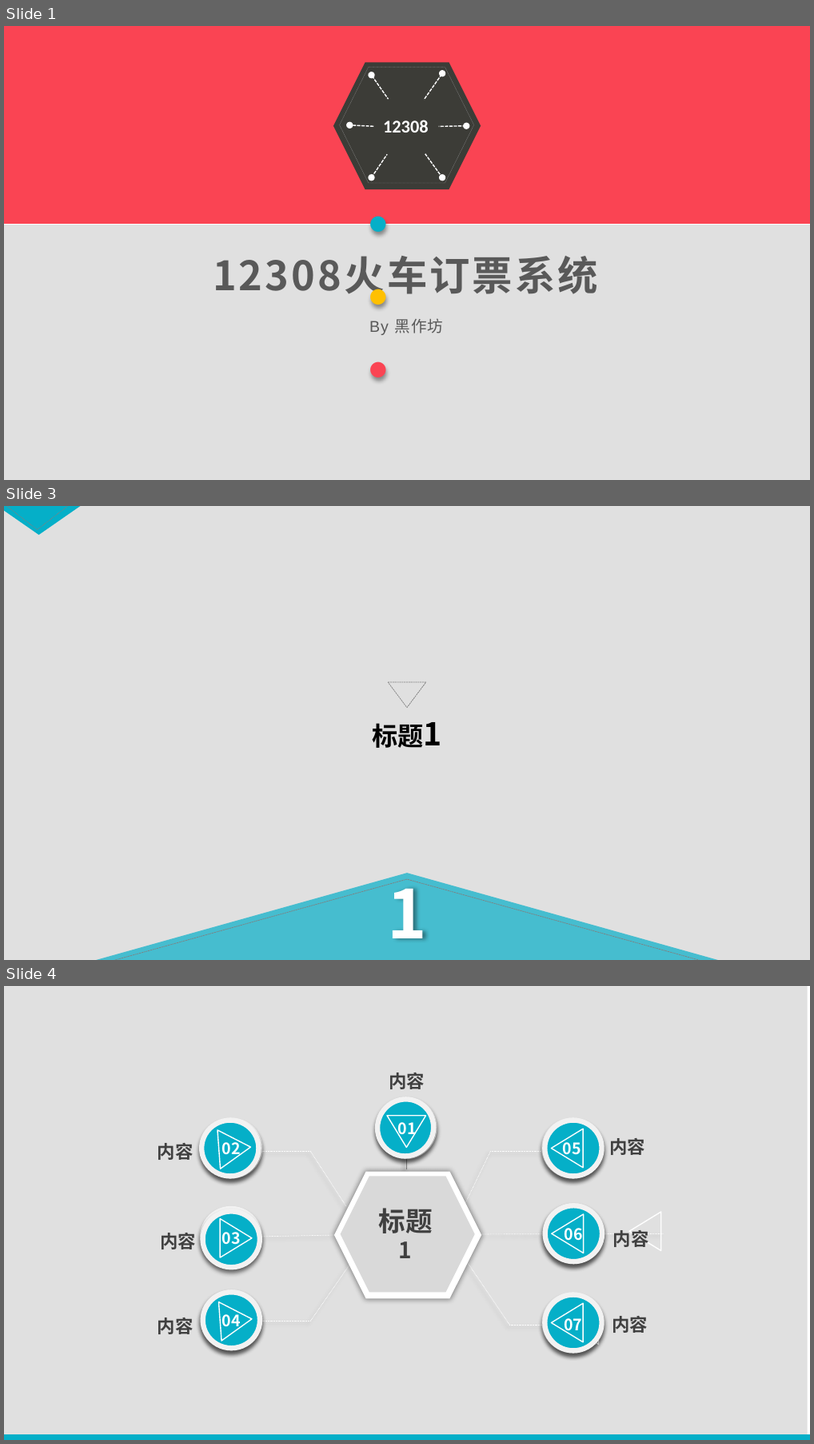
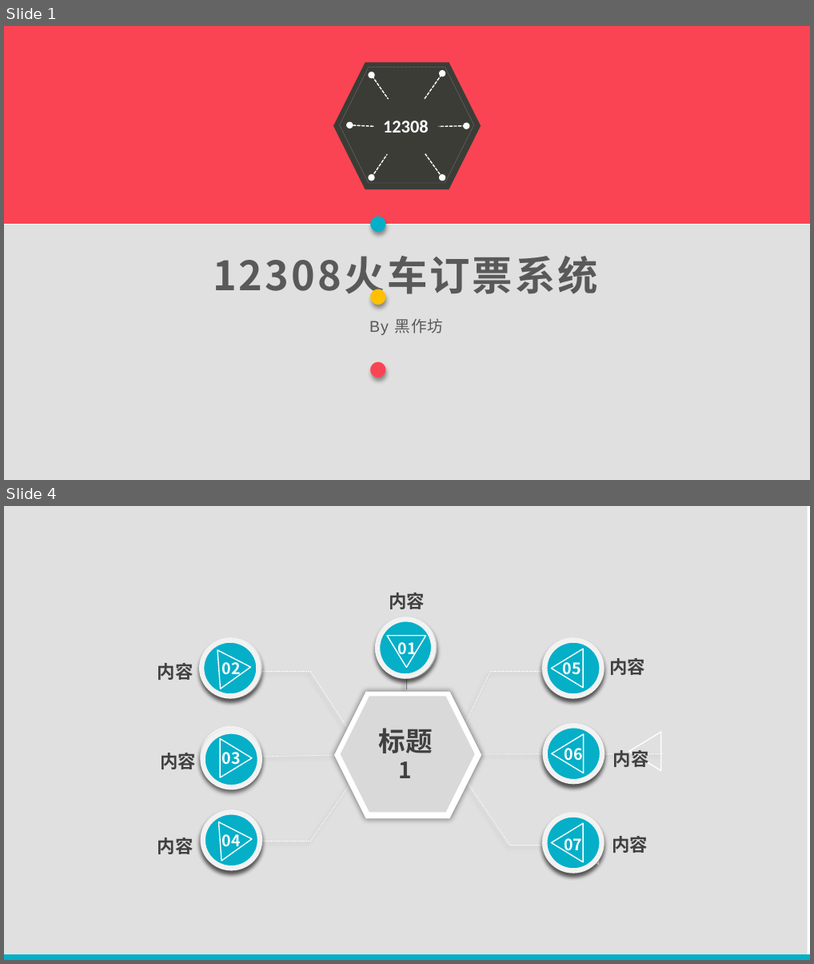
Before and after one commit to TimerChen/TrainTickets, a slide deck: Presentation/presentation.pptx. Shown one above the other, each under a label of ours: slides 1, 3 and 4 before the commit, slides 1 and 4 after it; the slides between them are not shown. The pictures are 814x1444 and 814x964 pixels, drawn with LibreOffice and Linux fonts; fonts in the diff are those of the drawing. Boxes give left, top, right and bottom in pixels: in the first picture for what was removed or moved away, otherwise in the second. Text is boxed around its words. In the diff, an @@ line names an element or a change of style, - is before the commit and + after.

```diff
--- a/Presentation/presentation.pptx
+++ b/Presentation/presentation.pptx
@@ slide 3 removed at (4,506,810,960), background #FFFFFF @@
@@ rectangle removed at (4,506,810,960) @@
@@ flow chart merge removed at (4,506,83,534) @@
@@ flow chart merge removed at (4,506,71,529) @@
@@ flow chart merge removed at (388,682,426,707) @@
@@ text removed at (372,722,442,748) @@
-标题1
@@ flow chart merge removed at (90,872,724,960) @@
@@ flow chart merge removed at (109,879,706,960) @@
@@ text removed at (387,870,427,939) @@
-1
```
Also in this commit, not shown: 4 slides added, 2 other slides removed, 5 other files.
